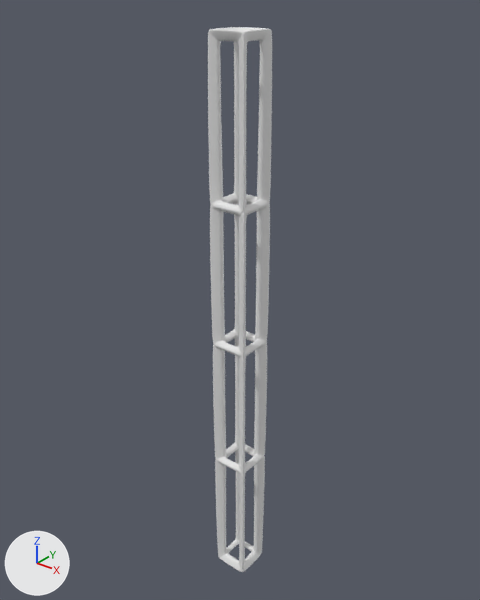
What one commit did to the Blender file Content/Structure_MD/stuctures.blend.
The view is the same before and after, from a 50 mm lens placed at (1.263, -1.579, 2.143), pointed at (-0.04, 0.05, 1.133). The lights are fixed; the arrows at lower left show +X, +Y and +Z.
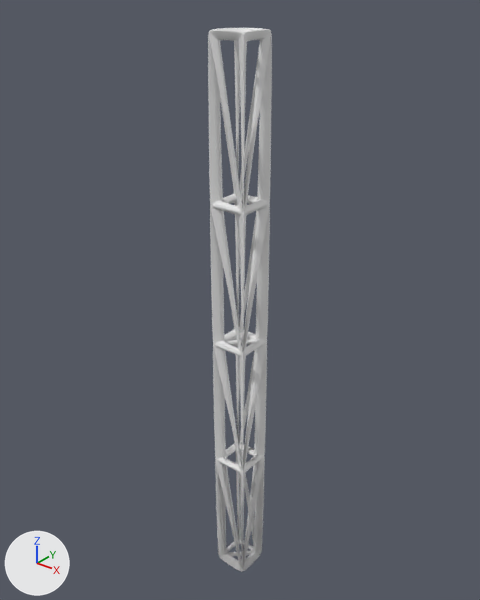
What changed in the scene script:
```text
Change me_cube:
    where me_cube.from_pydata(...)  # 20 vertices, 18 faces; spans x -0.05..0.05, y -0.05..0.05, z 0.0..2.0
    used by ob_cube; location = (0.0, 0.0, 0.0)
    verts and faces of me_cube; kept vertices keep their numbers, new ones are numbered from 20
    before: 5 (-0.05, 0.05, 0.0), 7 (-0.05, -0.05, 0.0), 18 (-0.05, 0.05, 0.5), 19 (-0.05, -0.05, 0.5)
    me_cube part 1
    add delete_faces([(5, 7, 19, 18)])
    add faces += [(5, 19, 18), (5, 7, 19)]
Add me_cube_001:
    me_cube_001.from_pydata([(0.054, 0.054, 0.0), (0.054, -0.054, 0.0), (-0.054, 0.054, 0.0), (-0.054, -0.054, 0.0), (0.054, 0.054, 1.0), (-0.054, -0.054, 1.0), (0.054, -0.054, 1.0), (-0.054, 0.054, 1.0), (0.054, 0.054, 0.5), (0.054, -0.054, 0.5), (-0.054, 0.054, 0.5), (-0.054, -0.054, 0.5)], [], [(2, 0, 1, 3), (0, 8, 9, 1), (2, 10, 8, 0), (2, 11, 10), (9, 11, 3, 1), (11, 9, 6, 5), (11, 5, 7, 10), (7, 4, 8, 10), (6, 9, 8, 4), (3, 11, 2), (7, 5, 6, 4)])
    me_cube_001.materials.append(mat_material)  # white #e7e7e7
Change ob_cube:
    add _m = ob_cube.modifiers.new('Triangulate', 'TRIANGULATE')
    where _m = ob_cube.modifiers.new('Wireframe', 'WIREFRAME')
    _m.thickness: 0.053 -> 0.05
Add ob_cube_001:
    ob_cube_001 = bpy.data.objects.new('Cube.001', me_cube_001)
    ob_cube_001.location = (0.0, 0.0, 0.0)
    _m = ob_cube_001.modifiers.new('Triangulate', 'TRIANGULATE')
    _m = ob_cube_001.modifiers.new('Wireframe', 'WIREFRAME')
    _m.thickness = 0.05
    _m.use_even_offset = False
    _m = ob_cube_001.modifiers.new('Bevel', 'BEVEL')
    _m.segments = 2
    _m = ob_cube_001.modifiers.new('Subdivision', 'SUBSURF')
```

Location of each change, (x1, y1, x2, y2) in pixels of the pictures (480 x 600 px):
'Cube', reshaped, modifiers changed
    before: (208, 27, 272, 572)
    after: (208, 28, 272, 572)
'Cube.001', added
    after: (216, 330, 264, 547)
part 1 of me_cube, built on
    before: (226, 449, 239, 551)
    after: (226, 450, 239, 551)
